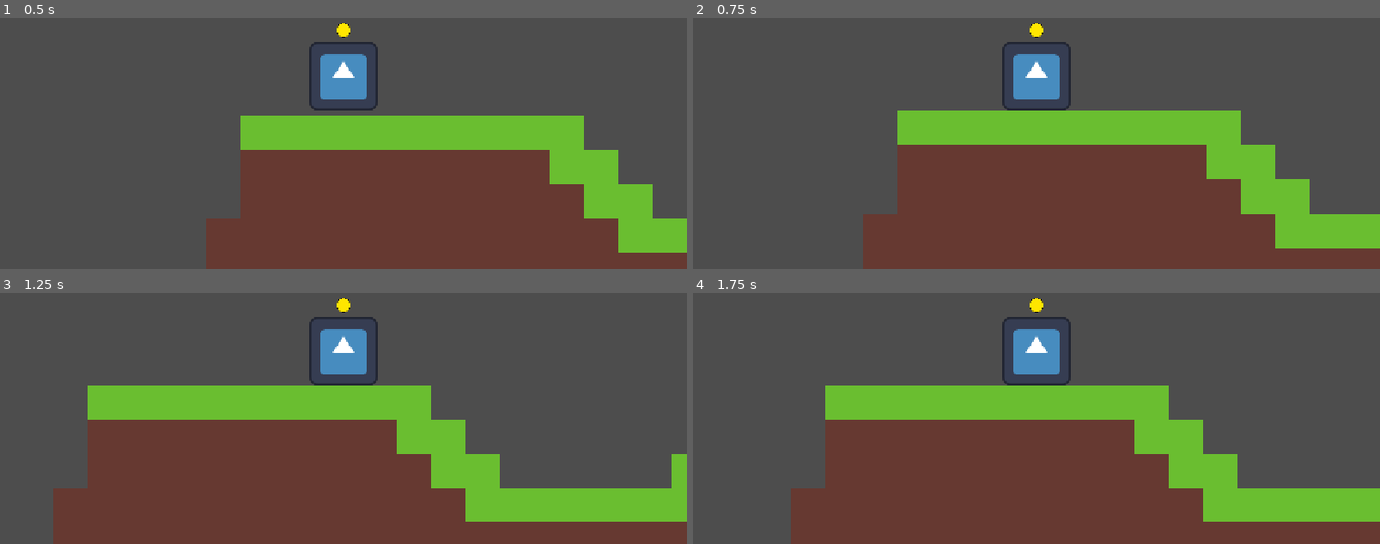
Above: before the commit, frames 1-4 (two rows, left to right).
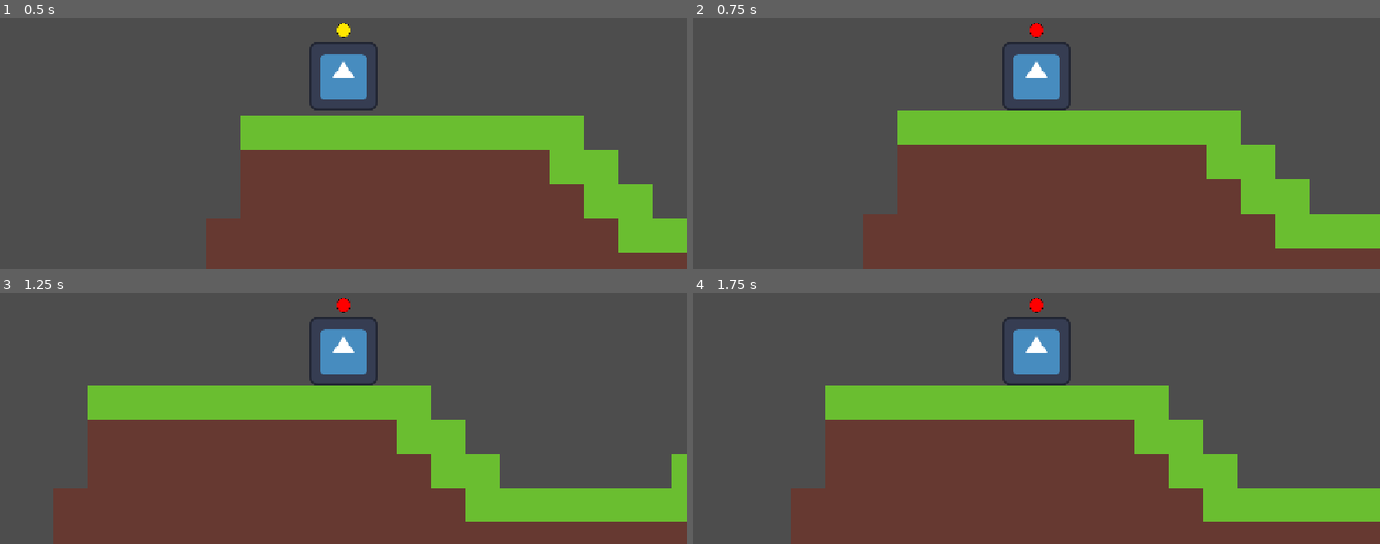
Above: after the commit, the same moments.

Repository: kaskadiia/haven-jam
Game: Godot game, scene res://scenes/game.tscn
Same seed, same stepped clock (60 frames per second), same inputs: the game is played once before the commit and once after it. The engine's default icon, where the game draws it, is replaced by a stand-in: a white triangle on a blue panel in a dark square.
Inputs (mouse positions are in pixels of both pictures, inside the frame that each line leads up to):
- Up to frame 1 (0.5 s): no input
- Up to frame 2 (0.75 s): move the mouse to (1187, 58) at 0.52 s; tap Space (jump) at 0.6 s
- Up to frame 3 (1.25 s): tap Space (jump) at 0.77, 1.07 s
- Up to frame 4 (1.75 s): move the mouse to (899, 370) at 1.27 s; tap Space (jump) at 1.35, 1.52 s

Frame 1 is identical in both runs. In frame 2, less than 0.1% of the frame differs, in the area x 49-51%, y 2-8%; in frame 3, less than 0.1%; in frame 4, less than 0.1%.

Commit message:
Change color indicator scale

Diff:
--- a/scripts/player.gd
+++ b/scripts/player.gd
@@ -5,10 +5,12 @@
 var hue: float
 var direction: Vector2
 var distance: float
+var speed: float
 
 func _physics_process(delta: float) -> void:
 	direction = self.global_position.direction_to(mousePos)
 	distance = self.global_position.distance_to(mousePos)
+	speed = clamp(distance * 2, 0, 500)
 
 	# Gravity
 	if not is_on_floor():
@@ -18,11 +20,11 @@
 
 	# Indicator Color
 	mousePos = get_global_mouse_position()
-	hue = 1.0 - clampf(distance / 360, 0.85, 1)
+	hue = 1.0 - clampf(speed / 500, 0.85, 1)
 	indicator.self_modulate = Color.from_hsv(hue,1,1,1)
 
 	# Hopping
 	if Input.is_action_just_pressed("jump") and is_on_floor():
-		velocity = direction * clamp(distance * 2, 0, 500)
+		velocity = direction * speed
 #
 	move_and_slide()
